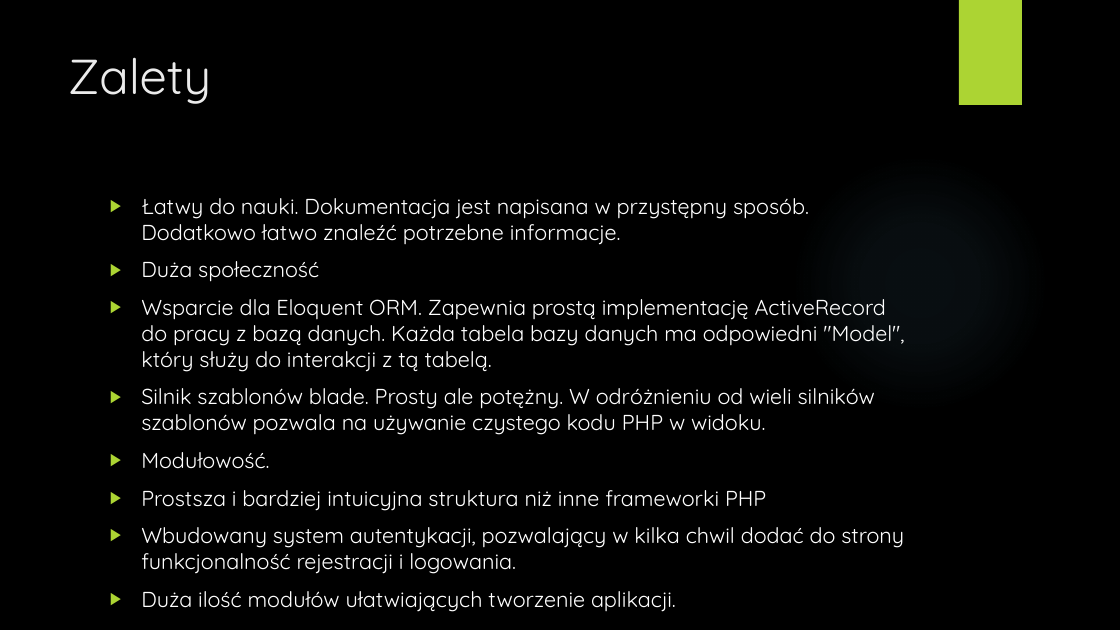
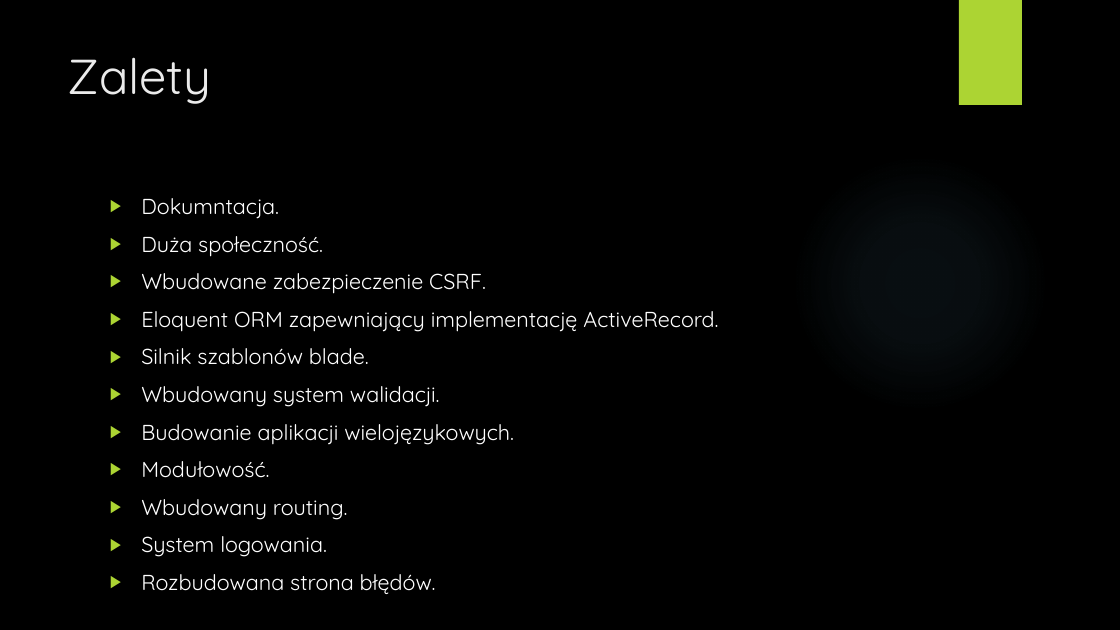
Before and after one commit to PAW-Grupa-6/Trello, a slide deck: slide 7 of presentations/prezentacja.pptx (slide 3 before the commit). Drawn at 1120x630 pixels with LibreOffice and Linux fonts; fonts in the diff are those of the drawing; background and template pictures are left out. Boxes give left, top, right and bottom in pixels: in the first picture for what was removed or moved away, otherwise in the second. Text is boxed around its words. In the diff, an @@ line names an element or a change of style, - is before the commit and + after.

```diff
--- a/presentations/prezentacja.pptx
+++ b/presentations/prezentacja.pptx
@@ text at (141,198,718,445): text changed @@
-▶ Łatwy do nauki. Dokumentacja jest napisana w przystępny sposób. Dodatkowo łatwo znaleźć potrzebne informacje.
-▶ Duża społeczność
-▶ Wsparcie dla Eloquent ORM. Zapewnia prostą implementację ActiveRecord do pracy z bazą danych. Każda tabela bazy danych ma odpowiedni "Model", który służy do interakcji z tą tabelą.
-▶ Silnik szablonów blade. Prosty ale potężny. W odróżnieniu od wieli silników szablonów pozwala na używanie czystego kodu PHP w widoku.
+▶ Dokumntacja.
+▶ Duża społeczność.
+▶ Wbudowane zabezpieczenie CSRF.
+▶ Eloquent ORM zapewniający implementację ActiveRecord.
+▶ Silnik szablonów blade.
+▶ Wbudowany system walidacji.
+▶ Budowanie aplikacji wielojęzykowych.
@@ text at (141,499,436,594): text changed @@
-▶ Prostsza i bardziej intuicyjna struktura niż inne frameworki PHP
-▶ Wbudowany system autentykacji, pozwalający w kilka chwil dodać do strony funkcjonalność rejestracji i logowania.
-▶ Duża ilość modułów ułatwiających tworzenie aplikacji.
+▶ Wbudowany routing.
+▶ System logowania.
+▶ Rozbudowana strona błędów.
```
Also in this commit, not shown: 5 other slides changed, 1 slide added.
